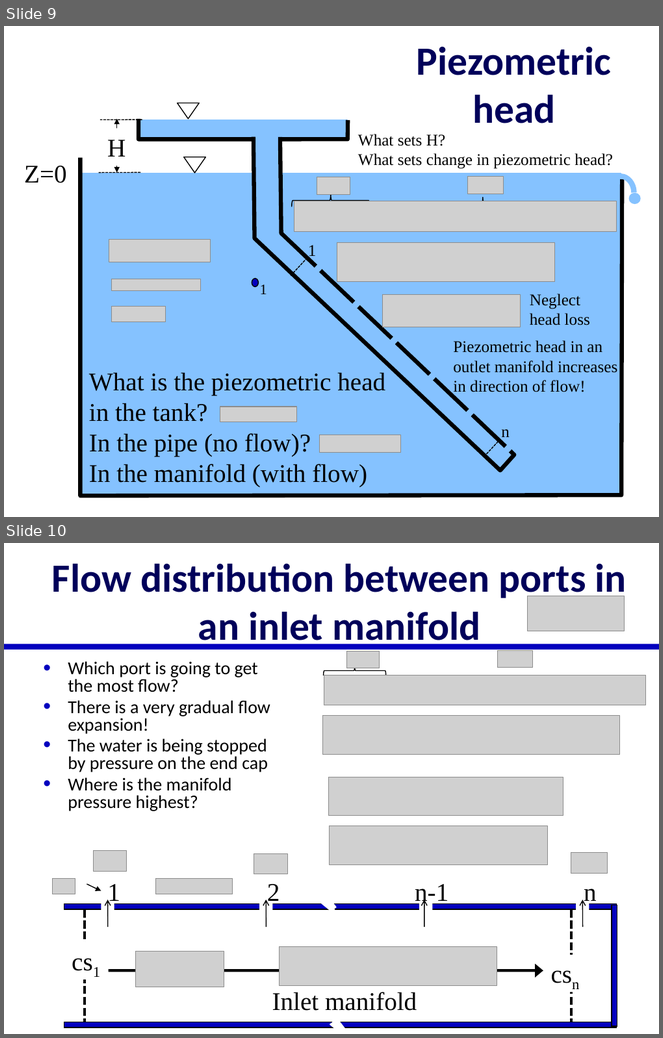
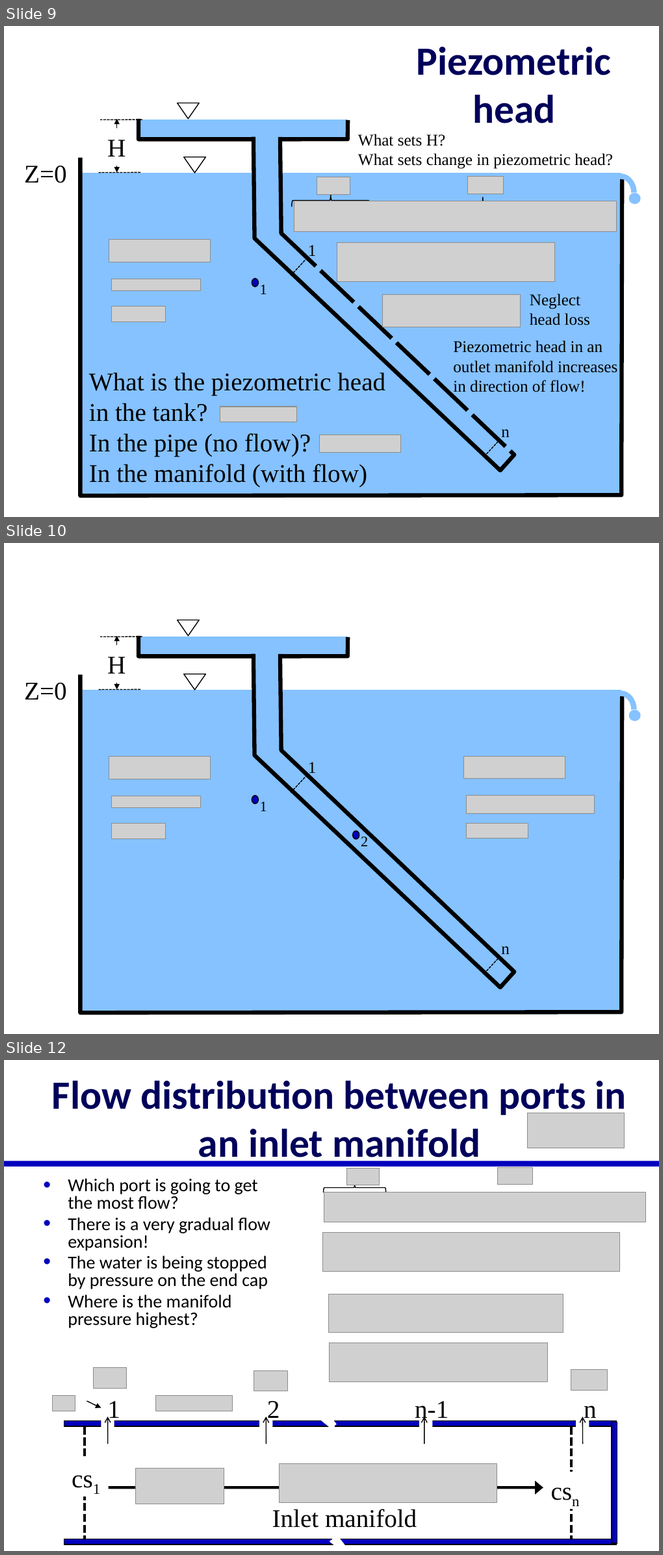
Before and after one commit to monroews/CEE4520Lectures, a slide deck: Manifolds.pptx. Shown one above the other, each under a label of ours: slides 9 and 10 before the commit, slides 9, 10 and 12 after it; the slides between them are not shown. The pictures are 663x1038 and 663x1555 pixels, drawn with LibreOffice and Linux fonts; fonts in the diff are those of the drawing; grey boxes stand for pictures. Boxes give left, top, right and bottom in pixels: in the first picture for what was removed or moved away, otherwise in the second. Text is boxed around its words. In the diff, an @@ line names an element or a change of style, - is before the commit and + after.

```diff
--- a/Manifolds.pptx
+++ b/Manifolds.pptx
@@ slide 10 added at (4,543,659,1034), background #FFFFFF @@
@@ triangle added at (177,620,198,636), fill #FFFFFF, outline #000000 1 pt @@
@@ line added from (142, 637) to (100, 637), #000000 1 pt dashed @@
@@ double arrow added from (116, 636) to (116, 690), #000000 1 pt @@
@@ rectangle added at (139,637,347,656), fill #85C2FF, outline #85C2FF 1 pt @@
@@ freeform shape added at (139,636,348,656), outline #000000 4.5 pt @@
@@ text added at (107,657,126,674), 28 pt, text #000000 @@
+H
@@ freeform shape added at (204,641,562,988), fill #85C2FF, outline #000000 4.5 pt @@
@@ freeform shape added at (81,675,623,1014), outline #000000 4.5 pt @@
@@ triangle added at (184,674,206,690), fill #FFFFFF, outline #000000 1 pt @@
@@ text added at (24,683,67,700), 28 pt, text #000000 @@
+Z=0
@@ rectangle added at (81,691,622,1013), fill #85C2FF, outline #85C2FF 1 pt @@
@@ line added from (141, 690) to (98, 690), #000000 1 pt dashed @@
@@ arc (boxed as its full ellipse) added at (607,693,634,726), outline #85C2FF 6 pt @@
@@ ellipse added at (630,710,641,720), fill #85C2FF, outline #85C2FF 1 pt @@
@@ picture added at (109,757,211,779) @@
@@ picture added at (464,757,566,779) @@
@@ group added at (291,762,510,974): 2 lines, 2 texts @@
+n
+1
@@ picture added at (111,796,200,808) @@
@@ ellipse added at (252,796,258,804), fill #0300BE, outline #000000 1 pt @@
@@ picture added at (467,796,595,814) @@
@@ text added at (260,802,267,811), 16 pt, text #000000 @@
+1
@@ picture added at (111,823,165,839) @@
@@ ellipse added at (352,832,359,840), fill #0300BE, outline #000000 1 pt @@
@@ picture added at (467,823,528,839) @@
@@ text added at (361,837,368,847), 16 pt, text #000000 @@
+2
@@ what was slide 10 is now slide 12 @@
```
Also in this commit, not shown: 1 other slide added.
